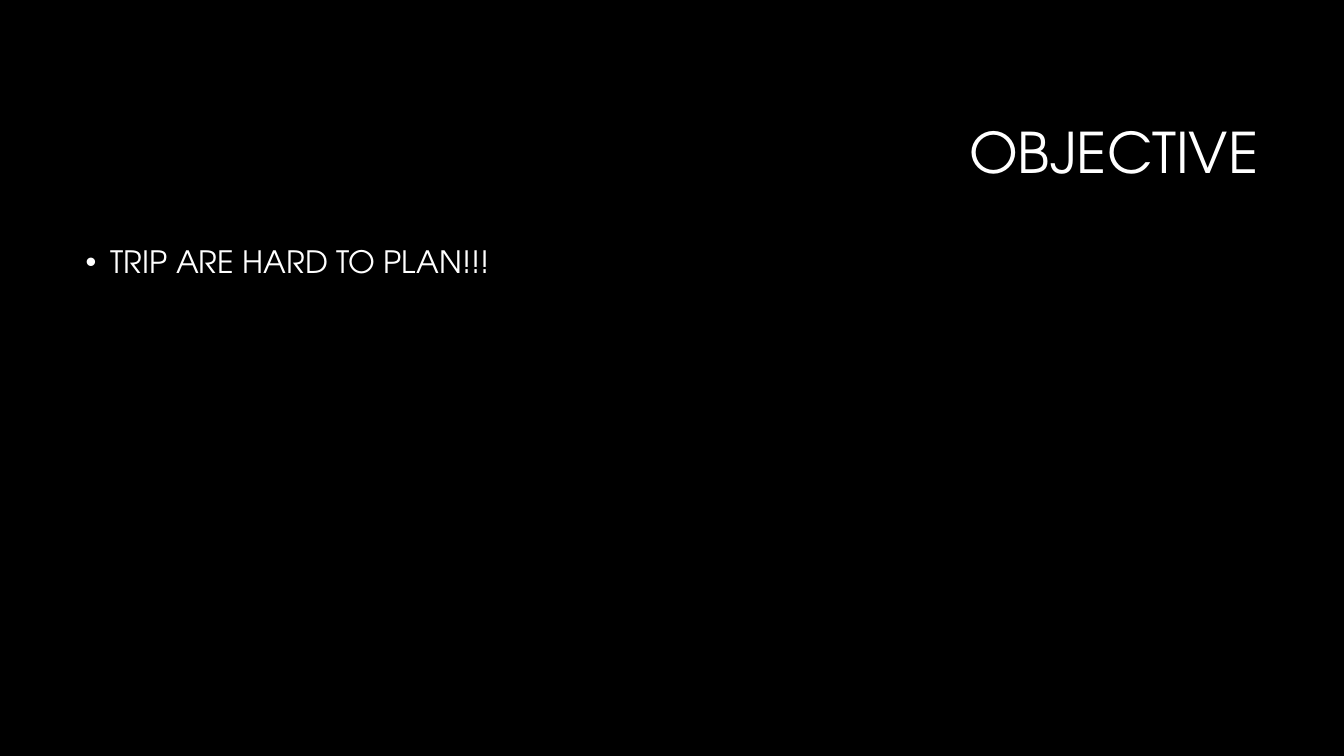
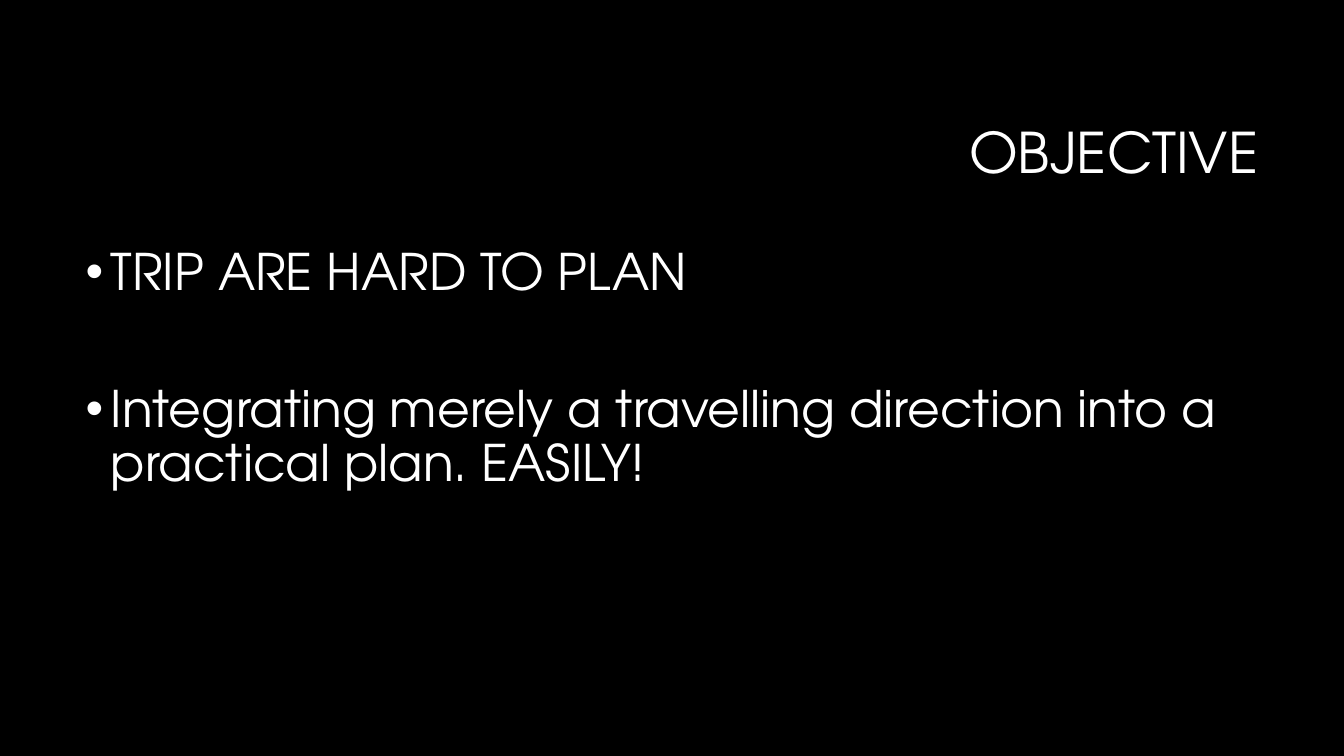
Before and after one commit to AlexisChen/CalHack, a slide deck: slide 3 of Hamiltonia_Presentation.pptx. Drawn at 1344x756 pixels with LibreOffice and Linux fonts; fonts in the diff are those of the drawing; background and template pictures are left out. Boxes give left, top, right and bottom in pixels: in the first picture for what was removed or moved away, otherwise in the second. Text is boxed around its words. In the diff, an @@ line names an element or a change of style, - is before the commit and + after.

```diff
--- a/Hamiltonia_Presentation.pptx
+++ b/Hamiltonia_Presentation.pptx
@@ text at bbox=[111, 252, 1215, 491]: text changed; size 22 to 36 pt @@
-• TRIP ARE HARD TO PLAN!!!
+• TRIP ARE HARD TO PLAN
+• Integrating merely a travelling direction into a practical plan. EASILY!
```
Also in this commit, not shown: 4 other slides changed, 3 slides added, 1 other file.
